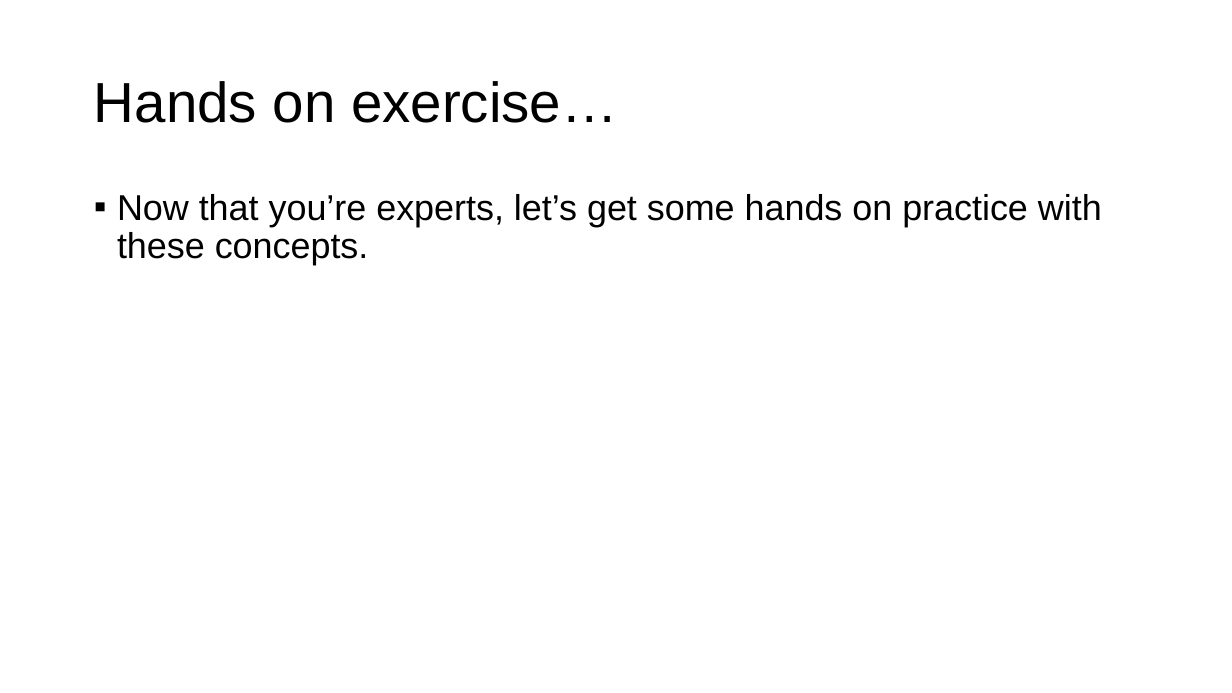
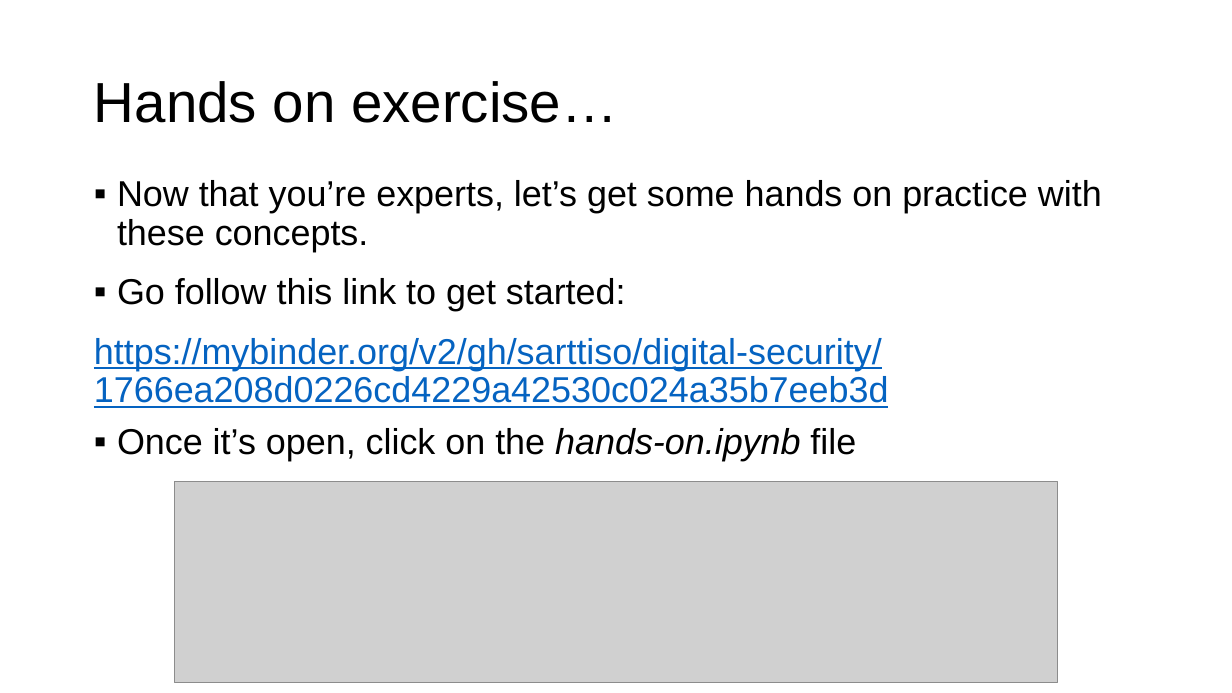
Before and after one commit to sarttiso/digital-security, a slide deck: slide 17 of digital_security_strikeU.pptx. Drawn at 1232x693 pixels with LibreOffice and Linux fonts; fonts in the diff are those of the drawing; grey boxes stand for pictures. Boxes give left, top, right and bottom in pixels: in the first picture for what was removed or moved away, otherwise in the second. Text is boxed around its words. In the diff, an @@ line names an element or a change of style, - is before the commit and + after.

```diff
--- a/digital_security_strikeU.pptx
+++ b/digital_security_strikeU.pptx
@@ text "Now that you’re experts, let’s ...": place and size @@
-text "Now that you’re experts, let’s ..." at [117, 194, 1102, 265]
+text "Now that you’re experts, let’s ..." at [94, 180, 1102, 461]
@@ text at [117, 180, 1102, 252]: more space between paragraphs @@
@@ text at [94, 278, 889, 461]: paragraphs added @@
+▪ Go follow this link to get started:
+https://mybinder.org/v2/gh/sarttiso/digital-security/1766ea208d0226cd4229a42530c024a35b7eeb3d
+▪ Once it’s open, click on the hands-on.ipynb file
@@ picture added at [175, 482, 1057, 683] @@
```
Also in this commit, not shown: 10 other files.
